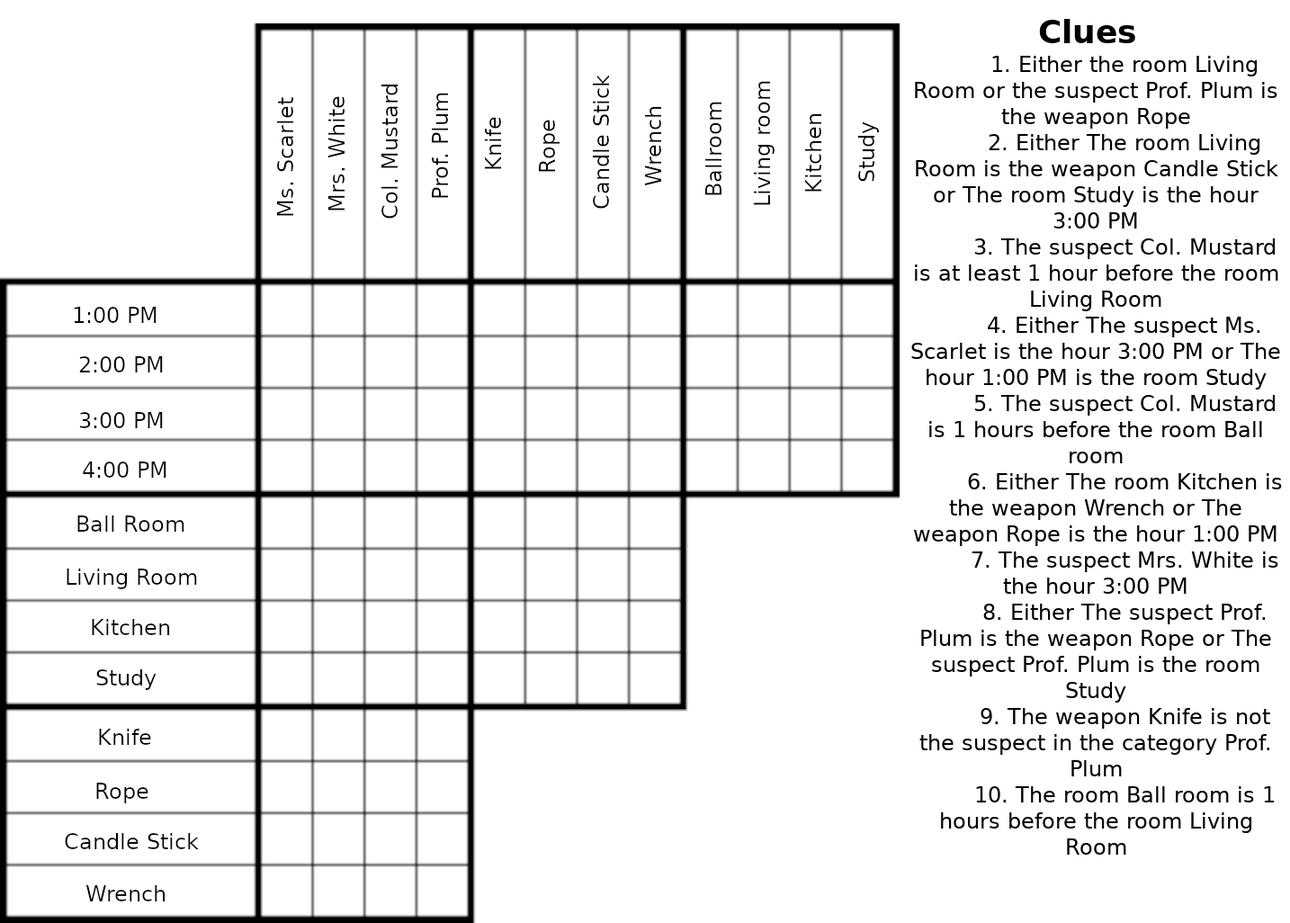
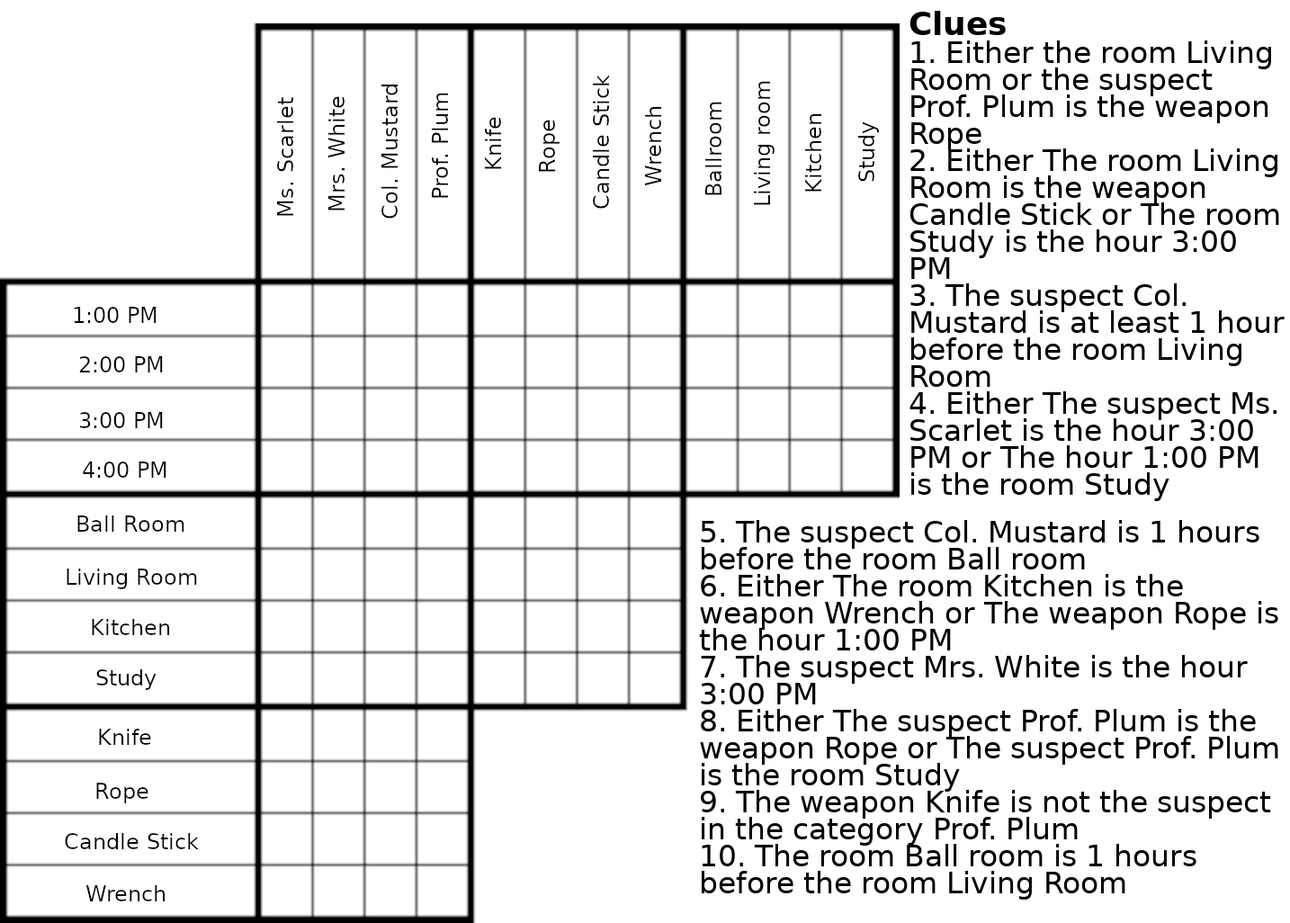
The second 1290×923 image is a revision of the first. Changes to its layers:
added layer "..." above "Empty Text Layer #3" over [699, 520, 1279, 900]
painted on "hints2" over [909, 10, 1285, 855]
